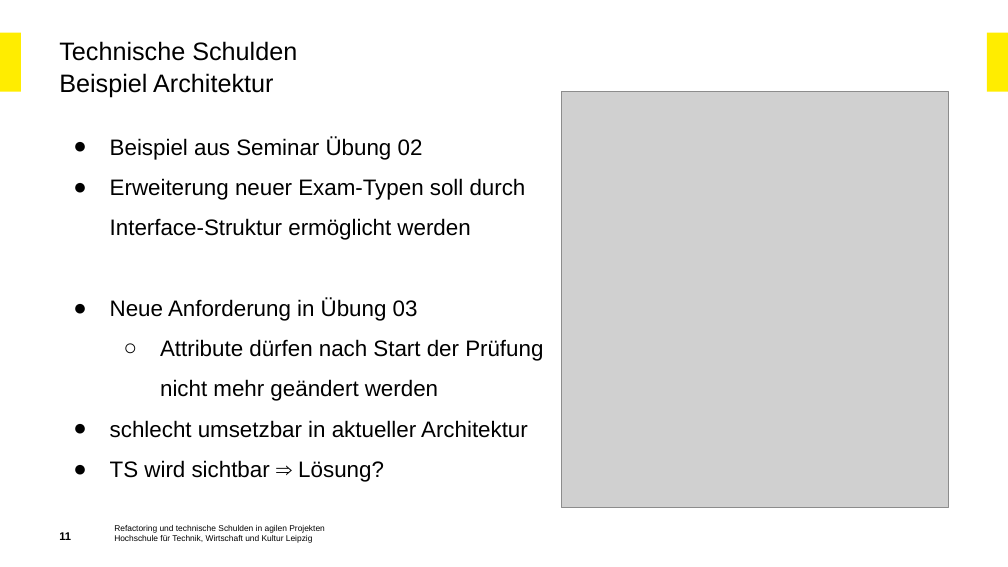
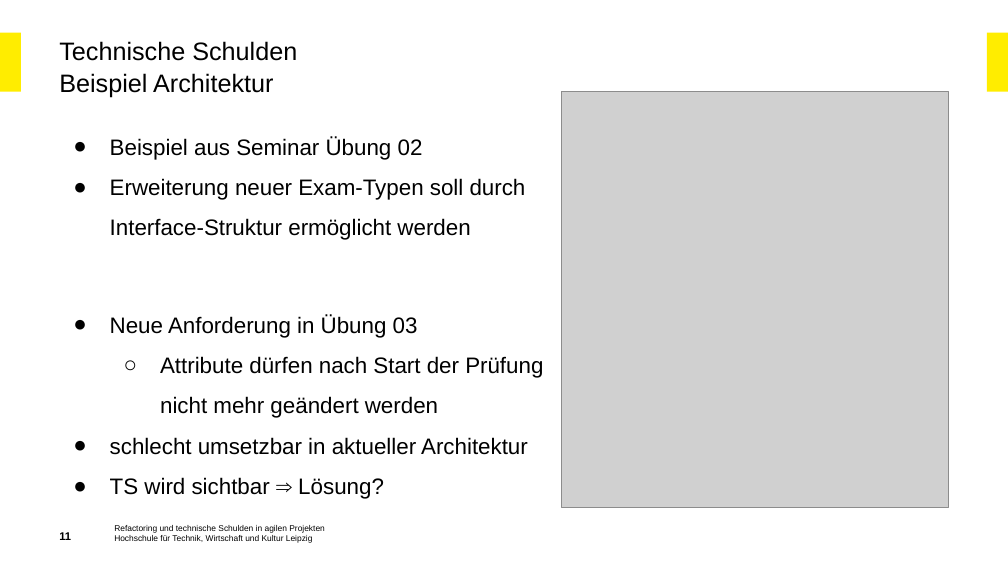
Before and after one commit to Beleg-03-Technische-Schulden/Abgabe, a slide deck: slide 11 of Beleg-03_Präsentation.pptx. Drawn at 1008x567 pixels with LibreOffice and Linux fonts; fonts in the diff are those of the drawing; grey boxes stand for pictures; background and template pictures are left out. Boxes give left, top, right and bottom in pixels: in the first picture for what was removed or moved away, otherwise in the second. Text is boxed around its words. In the diff, an @@ line names an element or a change of style, - is before the commit and + after.

```diff
--- a/Beleg-03_Präsentation.pptx
+++ b/Beleg-03_Präsentation.pptx
@@ text "Neue Anforderung in Übung 03" moved from (x1=110, y1=137, x2=543, y2=482) to (x1=110, y1=315, x2=543, y2=499) @@
```
Also in this commit, not shown: 13 other slides changed, 1 slide added, 2 slides removed.
